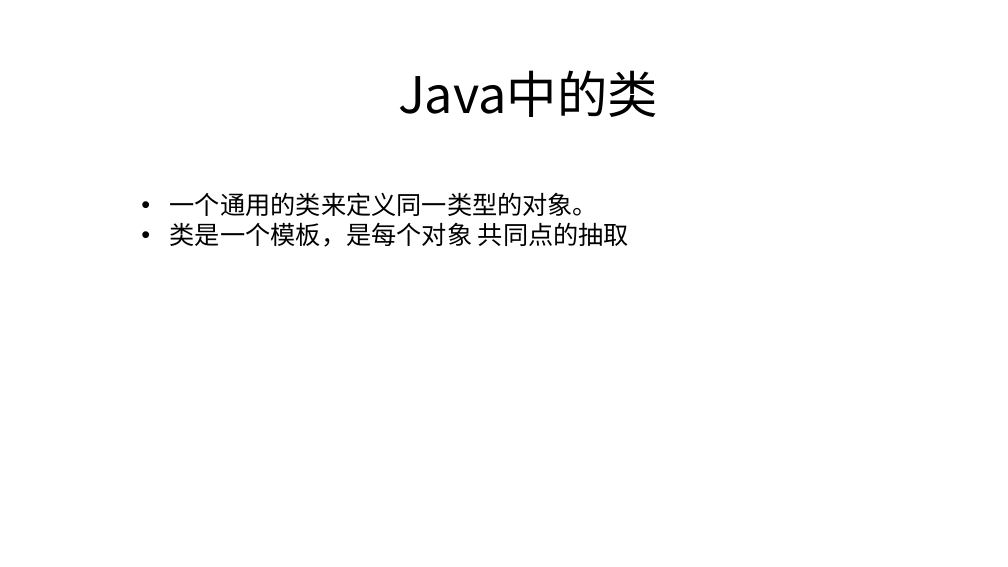
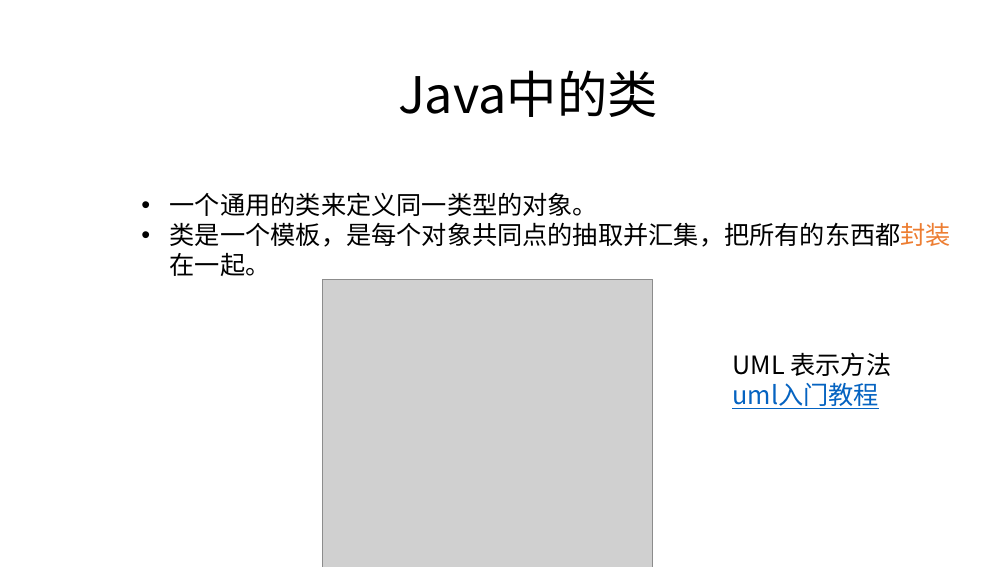
Before and after one commit to zjyesir/hmc_java_1, a slide deck: slide 5 of ppt/9. 对象和类.pptx. Drawn at 1008x567 pixels with LibreOffice and Linux fonts; fonts in the diff are those of the drawing; grey boxes stand for pictures; background and template pictures are left out. Boxes give left, top, right and bottom in pixels: in the first picture for what was removed or moved away, otherwise in the second. Text is boxed around its words. In the diff, an @@ line names an element or a change of style, - is before the commit and + after.

Commit message:
对象和类 ppt做完

```diff
--- a/ppt/9. 对象和类.pptx
+++ b/ppt/9. 对象和类.pptx
@@ text at bbox=[170, 222, 951, 276]: text changed @@
-• 类是一个模板，是每个对象 共同点的抽取
+• 类是一个模板，是每个对象共同点的抽取并汇集，把所有的东西都封装在一起。
@@ picture added at bbox=[323, 279, 653, 567] @@
@@ text added at bbox=[732, 352, 891, 409], 24 pt, text #000000 @@
+UML 表示方法
+uml入门教程
```
Also in this commit, not shown: 2 other slides changed, 19 slides added, 10 slides removed, 3 other files.
